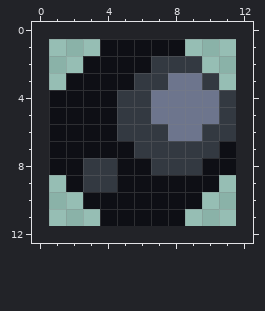
Two states of a pixel-art sprite, Brackeys-GameJam-2024/Assets/Sprites/player sprites/cannonball.png. This is how it looked before the edit.
The file is 11x11 pixels. The old version is drawn lined up with the new one, on the new canvas.
The result:
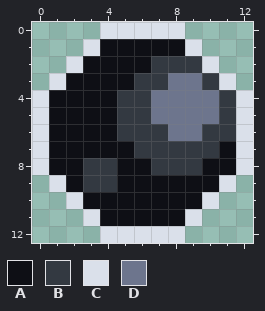
Palette (. is transparent): A #0e0f15  B #333941  C #dae0ea  D #6d758d
The edit:
canvas 11x11 -> 13x13, the old top-left corner now at 1,1
@@ x 0..12 @@
- 0 .............
- 1 ....AAAAA....
- 2 ...AAAABBB...
- 3 ..AAAABBDDB..
- 4 .AAAABBDDDDB.
- 5 .AAAABBDDDDB.
- 6 .AAAABBBDDBB.
- 7 .AAAAABBBBBA.
- 8 .AABBAABBBAA.
- 9 ..ABBAAAAAA..
-10 ...AAAAAAA...
-11 ....AAAAA....
-12 .............
+ 0 ....CCCCC....
+ 1 ...CAAAAAC...
+ 2 ..CAAAABBBC..
+ 3 .CAAAABBDDBC.
+ 4 CAAAABBDDDDBC
+ 5 CAAAABBDDDDBC
+ 6 CAAAABBBDDBBC
+ 7 CAAAAABBBBBAC
+ 8 CAABBAABBBAAC
+ 9 .CABBAAAAAAC.
+10 ..CAAAAAAAC..
+11 ...CAAAAAC...
+12 ....CCCCC....
Where, in picture pixels (left, top, right, bottom), the same in both pictures:
added: (32, 22, 253, 243)
